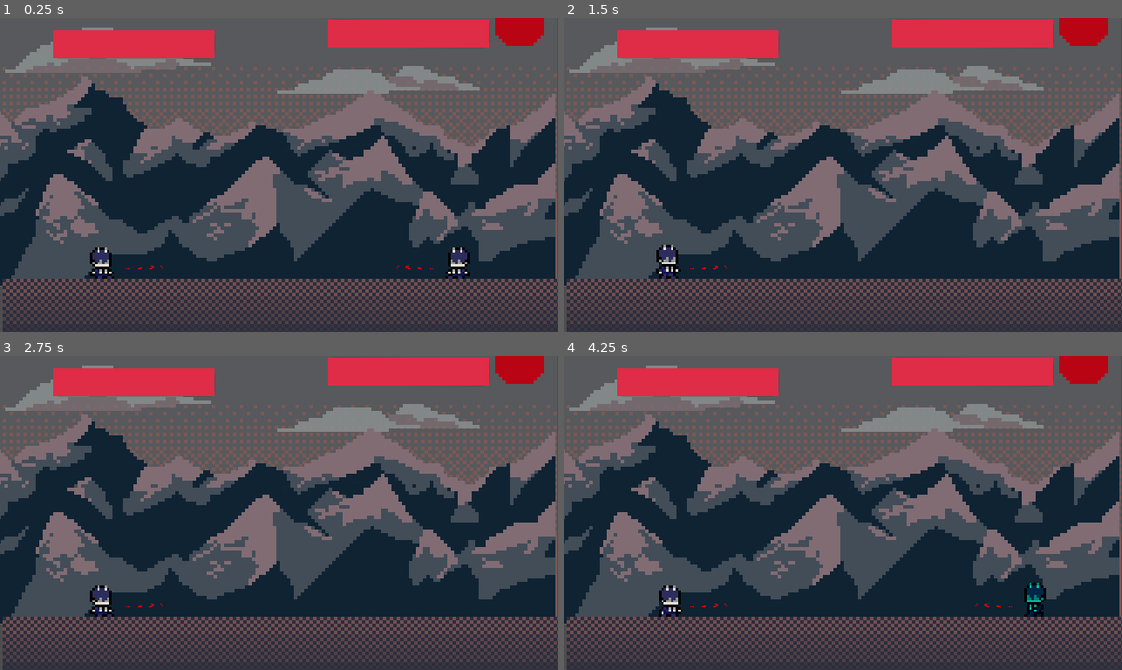
Above: before the commit, frames 1-4 (two rows, left to right).
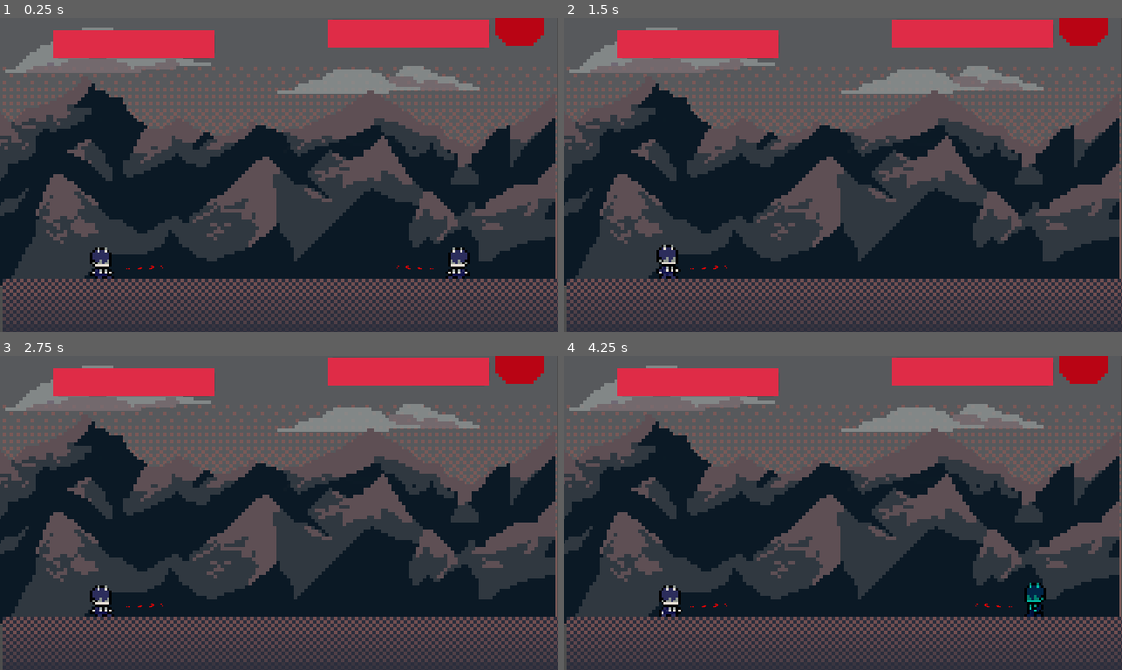
Above: after the commit, the same moments.

Repository: lucasmcclean/project-foxtrot-black-trigger-watchtower-omega
Game: Godot game, scene res://main.tscn
Same seed, same stepped clock (60 frames per second), same inputs: the game is played once before the commit and once after it.
Inputs:
- Up to frame 1 (0.25 s): no input
- Up to frame 2 (1.5 s): tap Enter at 0.5 s; hold D (move_right) 0.53-1.28 s; tap S (crouch) at 0.6 s; tap W (jump) at 0.77 s; hold Insert (move_down) from 1.28 s (still down); tap Space (flash_step) at 1.35 s
- Up to frame 3 (2.75 s): tap W (jump) at 1.52 s; release Insert (move_down) at 2.03 s; hold D (move_right) from 2.03 s (still down); tap E (kick) at 2.1 s
- Up to frame 4 (4.25 s): release D (move_right) at 2.78 s; hold Page Up (move_up) 2.78-3.53 s; tap Q (punch) at 2.85 s; tap W (jump) at 3.02, 3.77 s; tap Space (flash_step) at 3.5 s; hold A (move_left) from 3.53 s (still down); tap S (crouch) at 3.6 s

The runs differ from the first frame. In frame 1, 10% of the frame differs, in the area x 0-100%, y 18-74%; in frame 2, 10%; in frame 3, 10%; in frame 4, 10%.

Commit message:
Finish background

Diff:
--- a/project-foxtrot-black-trigger-watchtower-omega/main.tscn
+++ b/project-foxtrot-black-trigger-watchtower-omega/main.tscn
@@ -46,6 +46,7 @@
 texture = ExtResource("14_w48qg")
 
 [node name="Mountain" type="Sprite2D" parent="."]
+modulate = Color(0.73, 0.73, 0.73, 1)
 position = Vector2(-3, -53)
 texture = ExtResource("10_efxa6")
 
